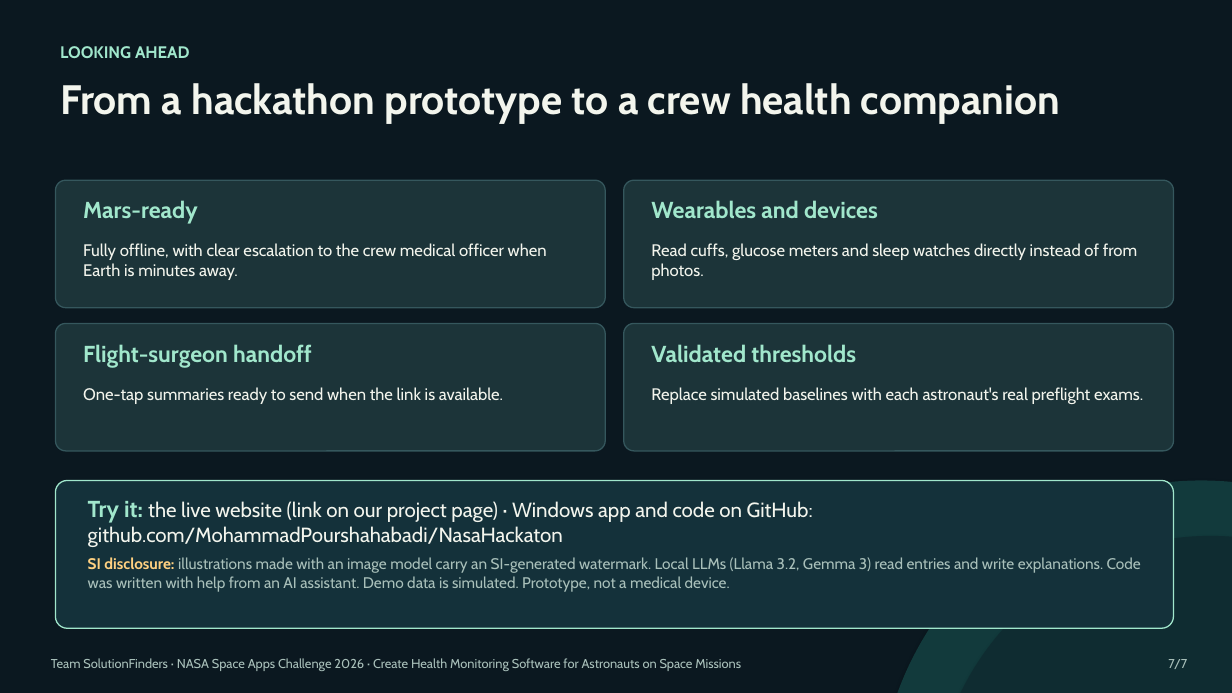
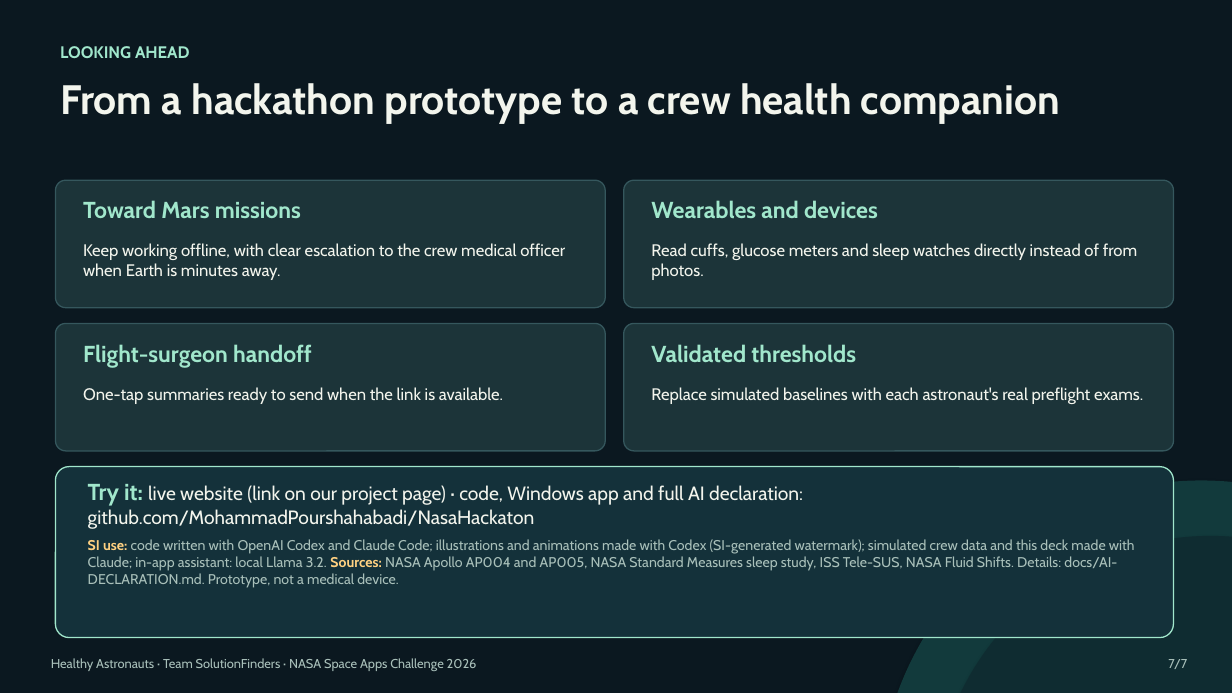
Before and after one commit to MohammadPourshahabadi/NasaHackaton, a slide deck: slide 7 of presentation/Aboard-Demo.pptx. Drawn at 1232x693 pixels with LibreOffice and Linux fonts; fonts in the diff are those of the drawing. Boxes give left, top, right and bottom in pixels: in the first picture for what was removed or moved away, otherwise in the second. Text is boxed around its words. In the diff, an @@ line names an element or a change of style, - is before the commit and + after.

```diff
--- a/presentation/Aboard-Demo.pptx
+++ b/presentation/Aboard-Demo.pptx
@@ text at (83,200,301,218): text changed @@
-Mars-ready
+Toward Mars missions
@@ text at (83,243,565,280): text changed @@
-Fully offline, with clear escalation to the crew medical officer when Earth is minutes away.
+Keep working offline, with clear escalation to the crew medical officer when Earth is minutes away.
@@ rounded rectangle: place and size @@
-rounded rectangle at (55,481,1174,628)
+rounded rectangle at (55,467,1174,638)
@@ text at (88,484,1135,588): text changed; size 12 to 11 pt @@
-Try it: the live website (link on our project page) · Windows app and code on GitHub: github.com/MohammadPourshahabadi/NasaHackaton
-SI disclosure: illustrations made with an image model carry an SI-generated watermark. Local LLMs (Llama 3.2, Gemma 3) read entries and write explanations. Code was written with help from an AI assistant. Demo data is simulated. Prototype, not a medical device.
+Try it: live website (link on our project page) · code, Windows app and full AI declaration: github.com/MohammadPourshahabadi/NasaHackaton
+SI use: code written with OpenAI Codex and Claude Code; illustrations and animations made with Codex (SI-generated watermark); simulated crew data and this deck made with Claude; in-app assistant: local Llama 3.2. Sources: NASA Apollo AP004 and AP005, NASA Standard Measures sleep study, ISS Tele-SUS, NASA Fluid Shifts. Details: docs/AI-DECLARATION.md. Prototype, not a medical device.
@@ text at (51,658,477,671): text changed @@
-Team SolutionFinders · NASA Space Apps Challenge 2026 · Create Health Monitoring Software for Astronauts on Space Missions
+Healthy Astronauts · Team SolutionFinders · NASA Space Apps Challenge 2026
```
Also in this commit, not shown: 6 other slides changed, 8 other files.
